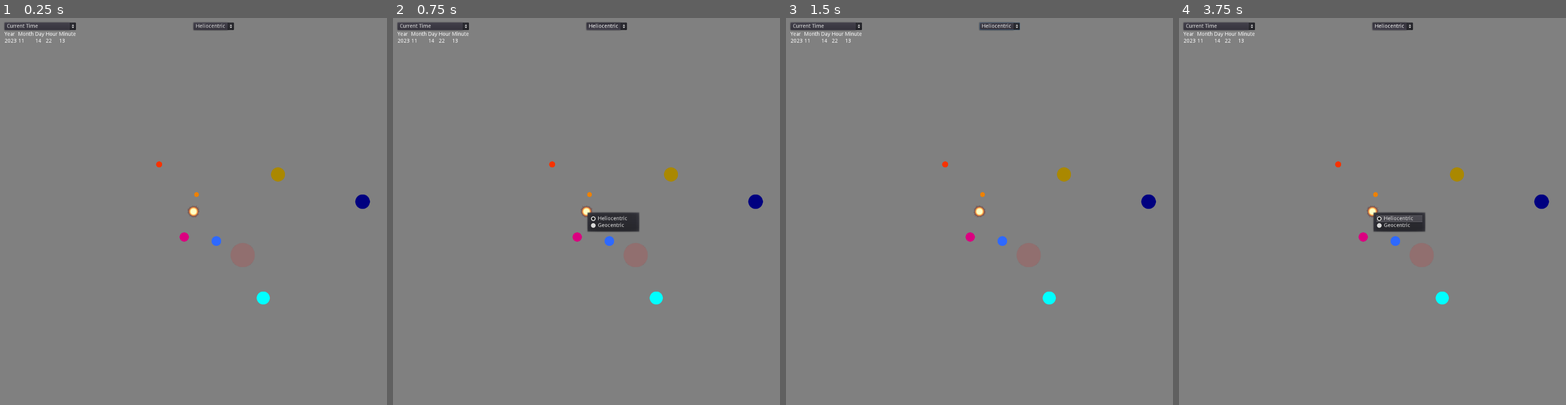
Above: before the commit, frames 1-4 (left to right).
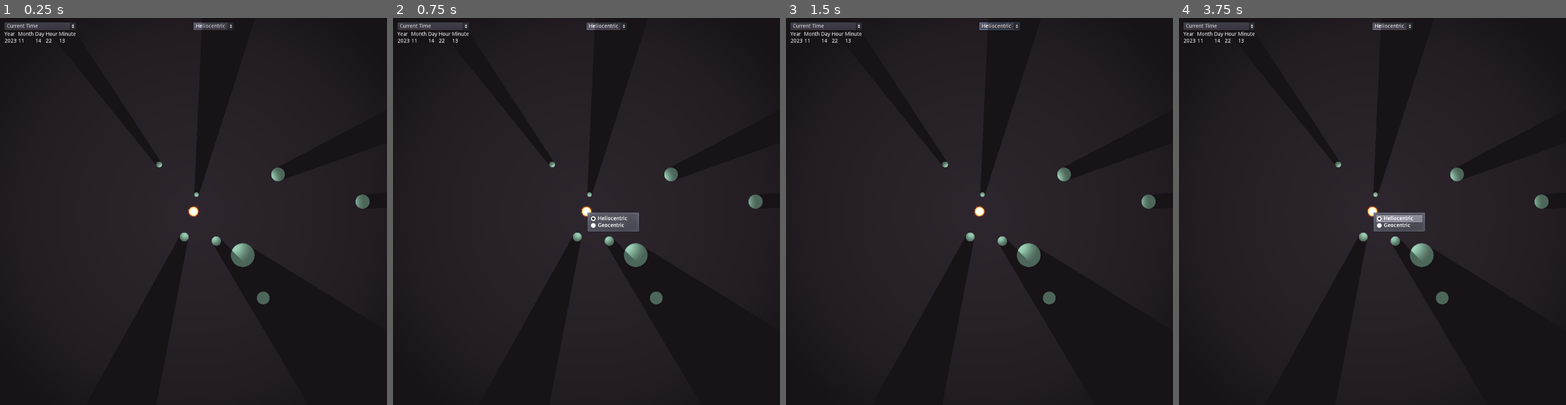
Above: after the commit, the same moments.

Repository: VoidMagick/KarmicStarTracker
Game: Godot game, scene res://Main.tscn
Two runs of this game, one before a commit and one after it. Both use one fixed random seed, a clock stepped at 60 frames per second and the inputs below.
Inputs (mouse positions are in pixels of both pictures, inside the frame that each line leads up to):
- Up to frame 1 (0.25 s): no input
- Up to frame 2 (0.75 s): click "Heliocentric" at 0.5 s
- Up to frame 3 (1.5 s): click "Current Time" at 1.25 s
- Up to frame 4 (3.75 s): tap Enter at 2, 3.5 s; move the mouse to (1457, 192) at 2.02 s; hold Right (ui_right) 2.03-2.75 s; hold Ctrl 2.03-2.75 s; click (1457, 192) at 2.17 s; tap Space at 2.75 s; drag from (1295, 230) to (1353, 288) at 2.77 s; move the mouse to (1411, 126) at 3.52 s; hold Right (ui_right) from 3.53 s (still down); hold Ctrl from 3.53 s (still down)

The runs differ from the first frame. In frame 1, 99% of the frame differs, in the area x 0-100%, y 0-100%; in frame 2, 99%; in frame 3, 99%; in frame 4, 99%.

Commit message:
Planet visuals
Working normal maps and light occluders

Diff:
--- /dev/null
+++ b/Artwork/Icons/Vector/planet_normal.svg
@@ -0,0 +1,249 @@
+<?xml version="1.0" encoding="UTF-8" standalone="no"?>
+<!-- Created with Inkscape (http://www.inkscape.org/) -->
+
+<svg
+   xmlns:dc="http://purl.org/dc/elements/1.1/"
+   xmlns:cc="http://creativecommons.org/ns#"
+   xmlns:rdf="http://www.w3.org/1999/02/22-rdf-syntax-ns#"
+   xmlns:svg="http://www.w3.org/2000/svg"
+   xmlns="http://www.w3.org/2000/svg"
+   xmlns:xlink="http://www.w3.org/1999/xlink"
+   xmlns:sodipodi="http://sodipodi.sourceforge.net/DTD/sodipodi-0.dtd"
+   xmlns:inkscape="http://www.inkscape.org/namespaces/inkscape"
+   width="64"
+   height="64"
+   viewBox="0 0 16.933333 16.933334"
+   version="1.1"
+   id="svg8"
+   inkscape:version="0.92.4 (5da689c313, 2019-01-14)"
+   sodipodi:docname="planet_normal.svg"
+   enable-background="new"
+   inkscape:export-filename="C:\Users\Apollo\Documents\Github_Projects\KarmicStarTracker\Artwork\Icons\Bitmap\planet_normal.png"
+   inkscape:export-xdpi="1542"
+   inkscape:export-ydpi="1542">
+  <defs
+     id="defs2">
+    <linearGradient
+       inkscape:collect="always"
+       id="linearGradient887">
+      <stop
+         style="stop-color:#ff0000;stop-opacity:1;"
+         offset="0"
+         id="stop883" />
+      <stop
+         style="stop-color:#ff0000;stop-opacity:0;"
+         offset="1"
+         id="stop885" />
+    </linearGradient>
+    <linearGradient
+       inkscape:collect="always"
+       id="linearGradient842">
+      <stop
+         style="stop-color:#00ff00;stop-opacity:1;"
+         offset="0"
+         id="stop838" />
+      <stop
+         style="stop-color:#00ff00;stop-opacity:0;"
+         offset="1"
+         id="stop840" />
+    </linearGradient>
+    <mask
+       maskUnits="userSpaceOnUse"
+       id="mask5121">
+      <rect
+         style="fill:#ffffff;fill-opacity:1;stroke:none;stroke-width:1.5875001;stroke-miterlimit:4;stroke-dasharray:none;stroke-opacity:1"
+         id="rect5123"
+         width="15.08125"
+         height="7.6729169"
+         x="10.31875"
+         y="288.53333" />
+    </mask>
+    <linearGradient
+       inkscape:collect="always"
+       xlink:href="#linearGradient842"
+       id="linearGradient844"
+       x1="8.4666662"
+       y1="16.933334"
+       x2="8.4666662"
+       y2="-6.0396133e-14"
+       gradientUnits="userSpaceOnUse" />
+    <linearGradient
+       inkscape:collect="always"
+       xlink:href="#linearGradient887"
+       id="linearGradient889"
+       x1="16.933334"
+       y1="8.4666672"
+       x2="0"
+       y2="8.4666662"
+       gradientUnits="userSpaceOnUse" />
+    <filter
+       inkscape:collect="always"
+       style="color-interpolation-filters:sRGB"
+       id="filter838">
+      <feBlend
+         inkscape:collect="always"
+         mode="lighten"
+         in2="BackgroundImage"
+         id="feBlend840" />
+    </filter>
+    <filter
+       inkscape:collect="always"
+       style="color-interpolation-filters:sRGB"
+       id="filter842">
+      <feBlend
+         inkscape:collect="always"
+         mode="lighten"
+         in2="BackgroundImage"
+         id="feBlend844" />
+    </filter>
+    <filter
+       inkscape:collect="always"
+       style="color-interpolation-filters:sRGB"
+       id="filter4618"
+       x="-0.0011999998"
+       width="1.0024"
+       y="-0.0012000002"
+       height="1.0024">
+      <feGaussianBlur
+         inkscape:collect="always"
+         stdDeviation="0.031999995"
+         id="feGaussianBlur4620" />
+      <feBlend
+         inkscape:collect="always"
+         mode="lighten"
+         in2="BackgroundImage"
+         id="feBlend4622" />
+    </filter>
+    <filter
+       inkscape:collect="always"
+       style="color-interpolation-filters:sRGB"
+       id="filter4636"
+       x="-0.0011999998"
+       width="1.0024"
+       y="-0.0012000002"
+       height="1.0024">
+      <feGaussianBlur
+         inkscape:collect="always"
+         stdDeviation="0.0084666657"
+         id="feGaussianBlur4638" />
+    </filter>
+    <filter
+       inkscape:collect="always"
+       style="color-interpolation-filters:sRGB"
+       id="filter4648"
+       x="-0.0011999998"
+       width="1.0024"
+       y="-0.0012000002"
+       height="1.0024">
+      <feGaussianBlur
+         inkscape:collect="always"
+         stdDeviation="0.0084666657"
+         id="feGaussianBlur4650" />
+    </filter>
+  </defs>
+  <sodipodi:namedview
+     id="base"
+     pagecolor="#ffffff"
+     bordercolor="#666666"
+     borderopacity="1.0"
+     inkscape:pageopacity="0.0"
+     inkscape:pageshadow="2"
+     inkscape:zoom="11.313709"
+     inkscape:cx="24.969652"
+     inkscape:cy="22.848445"
+     inkscape:document-units="px"
+     inkscape:current-layer="layer4"
+     showgrid="false"
+     units="px"
+     inkscape:window-width="1920"
+     inkscape:window-height="1017"
+     inkscape:window-x="-8"
+     inkscape:window-y="-8"
+     inkscape:window-maximized="1"
+     showguides="true"
+     inkscape:guide-bbox="true"
+     inkscape:snap-bbox="true"
+     inkscape:bbox-paths="true"
+     inkscape:bbox-nodes="true"
+     inkscape:snap-bbox-edge-midpoints="false"
+     inkscape:snap-bbox-midpoints="false"
+     inkscape:snap-global="true"
+     inkscape:snap-page="true">
+    <inkscape:grid
+       type="xygrid"
+       id="grid1366"
+       empspacing="4" />
+    <sodipodi:guide
+       position="8.4666665,16.933334"
+       orientation="1,0"
+       id="guide1368"
+       inkscape:locked="false" />
+    <sodipodi:guide
+       position="0,8.466667"
+       orientation="0,1"
+       id="guide1370"
+       inkscape:locked="false" />
+    <sodipodi:guide
+       position="16.933333,16.933334"
+       orientation="-0.70710678,0.70710678"
+       id="guide4654"
+       inkscape:locked="false" />
+    <sodipodi:guide
+       position="0,16.933334"
+       orientation="0.70710678,0.70710678"
+       id="guide4656"
+       inkscape:locked="false" />
+  </sodipodi:namedview>
+  <metadata
+     id="metadata5">
+    <rdf:RDF>
+      <cc:Work
+         rdf:about="">
+        <dc:format>image/svg+xml</dc:format>
+        <dc:type
+           rdf:resource="http://purl.org/dc/dcmitype/StillImage" />
+        <dc:title />
+      </cc:Work>
+    </rdf:RDF>
+  </metadata>
+  <g
+     inkscape:groupmode="layer"
+     id="layer1"
+     inkscape:label="Blue"
+     style="display:inline">
+    <ellipse
+       style="display:inline;fill:#0000ff;fill-opacity:1;stroke:none;stroke-width:39.09819412;stroke-miterlimit:4;stroke-dasharray:none;stroke-opacity:1;filter:url(#filter4618)"
+       id="path5125-0-1"
+       cx="32"
+       cy="31.99999"
+       rx="32"
+       ry="31.99999"
+       transform="matrix(0.26458334,0,0,0.26458334,-5.0848951e-7,2.0147738e-6)" />
+  </g>
+  <g
+     inkscape:groupmode="layer"
+     id="layer3"
+     inkscape:label="Green"
+     style="display:inline;filter:url(#filter842)">
+    <ellipse
+       style="display:inline;fill:url(#linearGradient844);fill-opacity:1;stroke:none;stroke-width:10.34473038;stroke-miterlimit:4;stroke-dasharray:none;stroke-opacity:1;filter:url(#filter4636)"
+       id="path5125-0"
+       cx="8.4666672"
+       cy="8.4666643"
+       rx="8.4666672"
+       ry="8.4666643" />
+  </g>
+  <g
+     inkscape:groupmode="layer"
+     id="layer4"
+     inkscape:label="Red"
+     style="display:inline;filter:url(#filter838)">
+    <ellipse
+       style="display:inline;fill:url(#linearGradient889);fill-opacity:1;stroke:none;stroke-width:10.34473038;stroke-miterlimit:4;stroke-dasharray:none;stroke-opacity:1;filter:url(#filter4648)"
+       id="path5125-0-7"
+       cx="8.4666662"
+       cy="8.4666691"
+       rx="8.4666672"
+       ry="8.4666643" />
+  </g>
+</svg>
--- /dev/null
+++ b/LightOccluders/planet_occluder.tres
@@ -0,0 +1,5 @@
+[gd_resource type="OccluderPolygon2D" format=2]
+
+[resource]
+cull_mode = 1
+polygon = PoolVector2Array( 0, -30, 10, -30, 20, -25, 25, -20, 30, -10, 30, 0, 30, 10, 25, 20, 20, 25, 10, 30, 0, 30, -10, 30, -20, 25, -25, 20, -30, 10, -30, 0, -30, -10, -25, -20, -20, -25, -10, -30 )
--- a/Main.gd
+++ b/Main.gd
@@ -115,6 +115,9 @@
 	"Second": 0,
 }
 
+### Time Zones
+var timeZones = {}
+
 func _ready():
 
 	## Lets access the functions that get us the info we need
@@ -130,10 +133,30 @@
 	## debug only
 	#interface_debug_orbit_elements()
 
+	## Fill the time zones
+	timezones()
+
+	## Additional visuals
+	add_planet_light_occluders()
+
 	pass
 
 func _process(_delta):
 	pass
+
+func timezones():
+	for i in range(-12,-9):
+		timeZones[str("UTC-",abs(i),":00")] = i;
+	for i in range(-9,0):
+		timeZones[str("UTC-0",abs(i),":00")] = i;
+	for i in range(0,10):
+		timeZones[str("UTC+0",i,":00")] = i;
+	for i in range(10,15):
+		timeZones[str("UTC+",i,":00")] = i;
+
+	var timezoneDict = OS.get_time_zone_info()
+	print(str("Bias=",timezoneDict.bias))
+	print(str("Name=",timezoneDict.name))
 
 func d_from_displayday():
 	var yr = DisplayDay["Year"]
@@ -331,13 +354,26 @@
 	return BodyPos
 
 func draw_bodies():
+
+	## Create sprites for all planets except earth
 	for body in Planets:
 		draw_body(body,OrbitScales[body],BodySprites[body],BodyScales[body])
+
+	## Create sprite for earth
 	var body = "Earth"
 	draw_body(body,OrbitScales[body],BodySprites[body],BodyScales[body])
+
+	## Create sun, add shader, and add child light2d
 	body = "Sun"
 	draw_body(body,OrbitScales[body],BodySprites[body],BodyScales[body])
 	get_node("Sun").set_material(load("res://Materials/sun.tres"))
+	var sunlight = Light2D.new()
+	sunlight.set_name("sunlight")
+	sunlight.set_texture(load("res://Artwork/Icons/Vector/light_sun.svg"))
+	sunlight.set_scale(Vector2(40,40))
+	sunlight.shadow_enabled = true
+	sunlight.set_height(8)
+	get_node("Sun").add_child(sunlight)
 
 func correct_Jupiter_longitude(longitude,Mj,Ms):
 	var corrected_longitude = longitude + \
@@ -383,7 +419,7 @@
 	BodySprite.set_position(PosRSun[body]*scale)
 	BodySprite.set_texture(load(texturepath))
 	BodySprite.set_scale(Vector2(bodyscale,bodyscale))
-	#BodySprite.set_material(load("res://Materials/planet.tres"))
+	BodySprite.set_material(load("res://Materials/planet.tres"))
 	pass
 
 func draw_system():
@@ -564,6 +600,27 @@
 			debuggrid.add_child(newnewlabel)
 	pass
 
+func add_planet_light_occluders():
+	for planet in ["Earth","Mercury","Venus","Mars","Jupiter","Saturn","Uranus","Neptune"]:
+
+		## Create the circle-ish polygon for the occuluder
+		var numPoints = 64
+		var circlePoints = PoolVector2Array()
+		for i in range(0,numPoints):
+			var theta = 2*PI/numPoints * i
+			circlePoints.append(Vector2(cos(theta),sin(theta)))
+		var circleShape = OccluderPolygon2D.new()
+		circleShape.set_name("PlanetLightOcculuderShape")
+		circleShape.set_polygon(circlePoints)
+		circleShape.set_cull_mode(1)
+
+		## Create the occluder
+		var circleOccluder = LightOccluder2D.new()
+		circleOccluder.set_name(str(planet,"LightOcculuder"))
+		circleOccluder.set_scale(Vector2(30.0,30.0))
+		get_node(planet).add_child(circleOccluder)
+		circleOccluder.set_occluder_polygon(circleShape)
+
 static func delete_children(node):
 	for n in node.get_children():
 		node.remove_child(n)
--- a/Main.tscn
+++ b/Main.tscn
@@ -1,9 +1,10 @@
-[gd_scene load_steps=6 format=2]
+[gd_scene load_steps=7 format=2]
 
 [ext_resource path="res://Shaders/2d_circular_grid.shader" type="Shader" id=1]
 [ext_resource path="res://Artwork/Icons/Vector/planet_sun.svg" type="Texture" id=2]
 [ext_resource path="res://Main.gd" type="Script" id=3]
 [ext_resource path="res://Materials/sun.tres" type="Material" id=4]
+[ext_resource path="res://Artwork/Backgrounds/background.jpg" type="Texture" id=5]
 
 [sub_resource type="ShaderMaterial" id=1]
 shader = ExtResource( 1 )
@@ -15,7 +16,12 @@
 [node name="Scene" type="Node2D"]
 script = ExtResource( 3 )
 
+[node name="Background" type="Sprite" parent="."]
+modulate = Color( 0.0901961, 0.0745098, 0.0901961, 1 )
+texture = ExtResource( 5 )
+
 [node name="GridShader" type="Sprite" parent="."]
+visible = false
 material = SubResource( 1 )
 scale = Vector2( 22, 22 )
 texture = ExtResource( 2 )
--- a/Materials/planet.tres
+++ b/Materials/planet.tres
@@ -4,6 +4,6 @@
 
 [resource]
 shader = ExtResource( 1 )
-shader_param/planetColor = Vector3( 0.1, 1, 0.2 )
+shader_param/planetcolor = Vector3( 0.3, 0.4, 0.35 )
 shader_param/outline = Vector3( 1, 1, 1 )
 shader_param/planetRadius = 0.49
--- /dev/null
+++ b/ShaderGrid.tscn
@@ -0,0 +1,90 @@
+[gd_scene load_steps=4 format=2]
+
+[ext_resource path="res://Artwork/Icons/Vector/planet_sun.svg" type="Texture" id=1]
+
+[sub_resource type="Shader" id=1]
+code = "shader_type canvas_item;
+
+// Adjust these artistically
+uniform float opacity = 0.5;
+uniform vec3 cyan = vec3(0.0,1.0,1.0);
+uniform vec3 green = vec3(0.0,1.0,0.0);
+
+// Other constants -- probably do not touch
+uniform float PI = 3.1415926;
+
+// Functions
+
+float SMOOTH(float r, float R) {
+	return (1.0-smoothstep(R-0.001,R+0.001,r));
+}
+
+mat2 rotate2d(float _angle) {
+    return mat2(vec2(cos(_angle),-sin(_angle)),vec2(sin(_angle),cos(_angle)));
+}
+
+float circle(vec2 uv, vec2 center, float radius, float thk) {
+	float r = distance(uv,center);
+	return SMOOTH(r-thk/2.0,radius) - SMOOTH(r+thk/2.0,radius);
+}
+
+float line(vec2 uv, vec2 center, float angle, float thk) {
+	uv -= center;
+	uv *= rotate2d(angle*(PI/180.0));
+	uv += center;
+	float xpos = center.x;
+	//vec2 lmask = step(vec2(xpos-thk/2.0,0.0),uv);
+	//vec2 rmask = step(vec2(1.0-xpos-thk/2.0,0.0),1.0-uv);
+	vec2 lmask = smoothstep(vec2(xpos-thk/2.0-0.0005,0.0),vec2(xpos-thk/2.0+0.0005,0.0),uv);
+	vec2 rmask = smoothstep(vec2(1.0-xpos-thk/2.0-0.0005,0.0),vec2(1.0-xpos-thk/2.0+0.0005,0.0),1.0-uv);
+	float line = lmask.x * lmask.y * rmask.x * rmask.y;
+	return line;
+}
+
+// Fragment function
+
+void fragment(){
+	// Variables we will return to COLOR at the end
+	vec3 finalcolor = vec3(0.0);
+	float finalalpha = 1.0;
+
+	// Draw a bunch of circles
+	float circles = 0.0;
+	for (int i=1; i<21; i++){
+		circles += circle(UV,vec2(0.5),0.025*float(i),0.001);
+	}
+	finalcolor += circles * cyan;
+	//finalalpha *= circles;
+
+	// Draw the radial grid lines
+	float lines = 0.0;
+	for (int i=0; i<12; i++) {
+		lines += line(UV,vec2(0.5,0.5),float(i)*15.0,0.001);
+	}
+	//float line = line(UV,vec2(0.5,0.5),0.0,0.01);
+	finalcolor += lines * cyan;
+	//finalalpha *= lines;
+
+	// Last touches
+	finalalpha *= opacity;
+
+	// Finally, let's draw our shader
+	COLOR = vec4(finalcolor,finalalpha);
+}"
+
+[sub_resource type="ShaderMaterial" id=2]
+shader = SubResource( 1 )
+shader_param/opacity = 0.5
+shader_param/cyan = Vector3( 0, 1, 1 )
+shader_param/green = Vector3( 0, 1, 0 )
+shader_param/PI = 3.14159
+
+[node name="Node2D" type="Node2D"]
+
+[node name="Sprite" type="Sprite" parent="."]
+
+[node name="planet_sun" type="Sprite" parent="Sprite"]
+material = SubResource( 2 )
+position = Vector2( 560, 552 )
+scale = Vector2( 25, 25 )
+texture = ExtResource( 1 )
--- a/ShaderTestPlanet.tscn
+++ b/ShaderTestPlanet.tscn
@@ -1,15 +1,55 @@
-[gd_scene load_steps=3 format=2]
+[gd_scene load_steps=7 format=2]
 
 [ext_resource path="res://Artwork/Icons/Vector/planet_sun.svg" type="Texture" id=1]
 [ext_resource path="res://Materials/planet.tres" type="Material" id=2]
+[ext_resource path="res://Artwork/Icons/Vector/light_sun.svg" type="Texture" id=3]
+[ext_resource path="res://ShaderTestPlanet.gd" type="Script" id=5]
+[ext_resource path="res://Artwork/Backgrounds/background.jpg" type="Texture" id=6]
+
+[sub_resource type="Animation" id=1]
+resource_name = "New Anim"
+length = 3.0
+loop = true
+tracks/0/type = "value"
+tracks/0/path = NodePath("Light2D:position")
+tracks/0/interp = 1
+tracks/0/loop_wrap = true
+tracks/0/imported = false
+tracks/0/enabled = true
+tracks/0/keys = {
+"times": PoolRealArray( 0, 3 ),
+"transitions": PoolRealArray( 1, 1 ),
+"update": 0,
+"values": [ Vector2( -250, 300 ), Vector2( 250, 300 ) ]
+}
 
 [node name="Node2D" type="Node2D"]
+script = ExtResource( 5 )
+
+[node name="Background" type="Sprite" parent="."]
+modulate = Color( 0.0901961, 0.0901961, 0.0901961, 1 )
+texture = ExtResource( 6 )
 
 [node name="Camera2D" type="Camera2D" parent="."]
 current = true
 zoom = Vector2( 0.2, 0.2 )
 
-[node name="Sprite" type="Sprite" parent="."]
+[node name="Planet1" type="Sprite" parent="."]
 material = ExtResource( 2 )
 scale = Vector2( 1.6, 1.6 )
 texture = ExtResource( 1 )
+
+[node name="Light2D" type="Light2D" parent="."]
+position = Vector2( -250, 300 )
+texture = ExtResource( 3 )
+texture_scale = 30.0
+energy = 1.23
+range_height = 157.5
+range_item_cull_mask = 3
+shadow_enabled = true
+shadow_filter = 1
+shadow_filter_smooth = 4.9
+
+[node name="AnimationPlayer" type="AnimationPlayer" parent="."]
+method_call_mode = 1
+"anims/New Anim" = SubResource( 1 )
--- a/Shaders/2D_planet.shader
+++ b/Shaders/2D_planet.shader
@@ -1,7 +1,8 @@
 shader_type canvas_item;
+//render_mode light_only;
 
 // Adjust these artistically
-uniform vec3 planetColor = vec3(0.1,1.0,0.2);
+uniform vec3 planetcolor = vec3(0.3,0.4,0.35);
 uniform vec3 outline = vec3(1.0,1.0,1.0);
 uniform float planetRadius = 0.49;
 
@@ -14,13 +15,18 @@
 
 	// Drawing the basic circle
 	float planet = smoothstep(planetRadius+0.005,planetRadius-0.005,pct);
-	finalcolor += vec3(planet)*planetColor;
+	finalcolor += vec3(planet)*planetcolor;
 	finalalpha = planet;
 
 	// Border circle color
-	float border = smoothstep(planetRadius-0.05,planetRadius+0.005,pct)*0.8;
-	finalcolor += vec3(border)*outline;
+	//float border = smoothstep(planetRadius-0.05,planetRadius+0.005,pct)*0.8;
+	//finalcolor += vec3(border)*outline;
 
 	// Color that baby up
 	COLOR = vec4(finalcolor,finalalpha);
+
+	// Create the normal map
+	NORMALMAP.x = UV.x / (2.0*planetRadius);
+	NORMALMAP.y = 1.0 - UV.y / (2.0*planetRadius);
+	NORMALMAP.z = 0.5 * sqrt(1.0 - (pct*pct) / (planetRadius*planetRadius)) + 0.5;
 }
--- a/project.godot
+++ b/project.godot
@@ -28,5 +28,5 @@
 quality/driver/driver_name="GLES2"
 vram_compression/import_etc=true
 vram_compression/import_etc2=false
-environment/default_clear_color=Color( 0, 0, 0, 1 )
+environment/default_clear_color=Color( 0.407843, 0.266667, 0.462745, 1 )
 environment/default_environment="res://default_env.tres"
Binary file added: Artwork/Backgrounds/background.jpg
Not shown, added: Artwork/Backgrounds/background.jpg.import
Binary file added: Artwork/Backgrounds/maxresdefault.jpg
Not shown, added: Artwork/Backgrounds/maxresdefault.jpg.import
Binary file added: Artwork/Icons/Bitmap/planet_normal.png
Not shown, added: Artwork/Icons/Bitmap/planet_normal.png.import
Not shown, added: Artwork/Icons/Vector/planet_normal.svg.import
Not shown, added: export_presets.cfg
